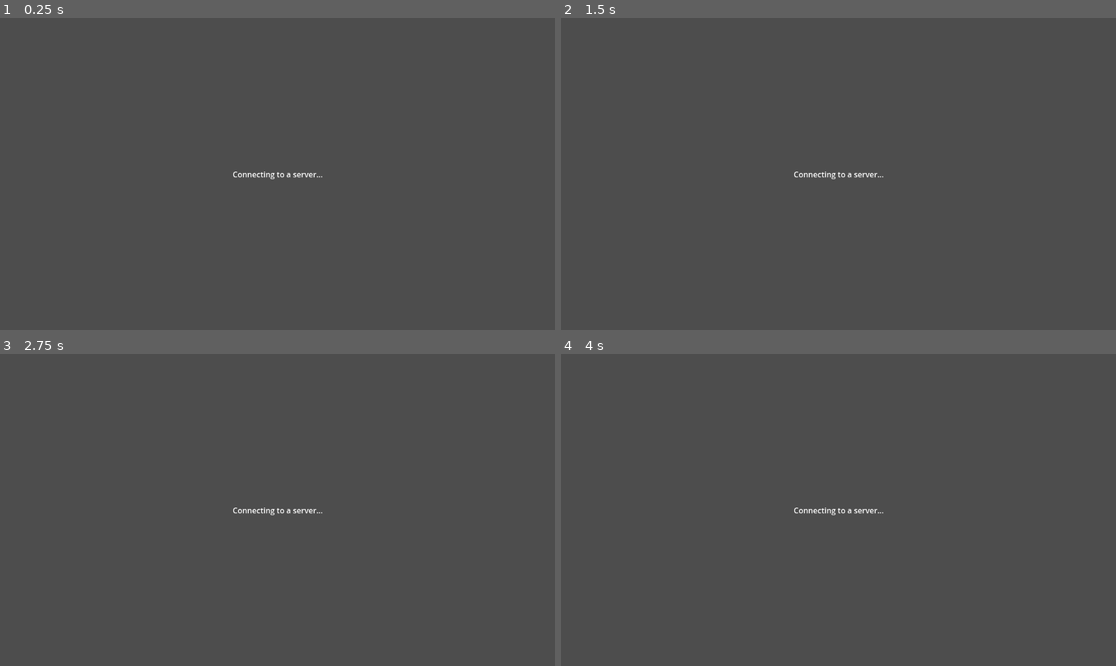
Above: before the commit, frames 1-4 (two rows, left to right).
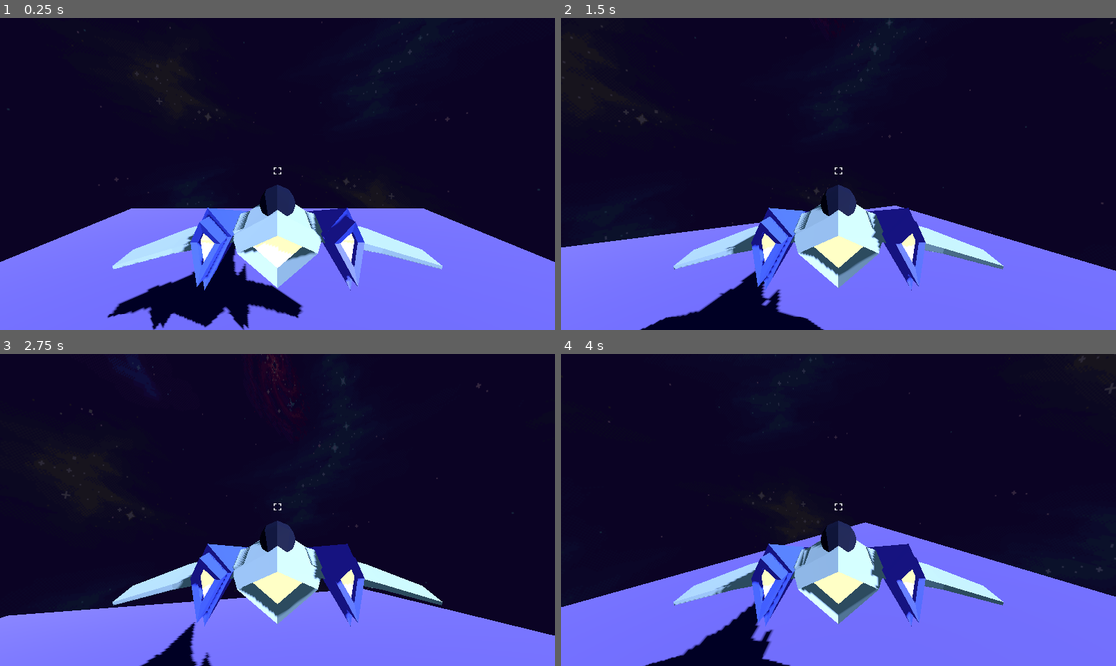
Above: after the commit, the same moments.

Repository: Bartek0x00/Space-Mission
Game: Godot game, scene res://scenes/main.tscn
The game is run twice, just before and just after one commit, with the same random seed, the same clock (stepped at 60 frames per second) and the same inputs. Before the commit the project starts from res://test/multiplayer/multiplayer-main.tscn.
Inputs (mouse positions are in pixels of both pictures, inside the frame that each line leads up to):
- Up to frame 1 (0.25 s): no input
- Up to frame 2 (1.5 s): tap Enter at 0.5 s; move the mouse to (960, 158) at 0.52 s; hold Right (ui_right) 0.53-1.28 s; move the mouse to (727, 189) at 1.27 s; hold S (throttle_down, bound only after the commit) from 1.28 s (still down)
- Up to frame 3 (2.75 s): move the mouse to (333, 441) at 2.02 s; release S (throttle_down, bound only after the commit) at 2.03 s; hold Right (ui_right) from 2.03 s (still down)
- Up to frame 4 (4 s): move the mouse to (810, 572) at 2.77 s; release Right (ui_right) at 2.78 s; hold W (throttle_up, bound only after the commit) 2.78-3.53 s; move the mouse to (1005, 556) at 3.52 s; hold Left (ui_left) from 3.53 s (still down)

The runs differ from the first frame. In frame 1, 100% of the frame differs, in the area x 0-100%, y 0-100%; in frame 2, 100%; in frame 3, 100%; in frame 4, 100%.

Commit message:
Repairing vehicle movement

Diff:
--- a/project.godot
+++ b/project.godot
@@ -11,10 +11,33 @@
 [application]
 
 config/name="Space-Mission"
-run/main_scene="uid://gtlssp3ssqaf"
+run/main_scene="uid://ypck5285upfy"
 config/features=PackedStringArray("4.4", "Forward Plus")
 config/icon="res://icon.svg"
 
 [display]
 
 window/subwindows/embed_subwindows=false
+
+[input]
+
+escape={
+"deadzone": 0.2,
+"events": [Object(InputEventKey,"resource_local_to_scene":false,"resource_name":"","device":-1,"window_id":0,"alt_pressed":false,"shift_pressed":false,"ctrl_pressed":false,"meta_pressed":false,"pressed":false,"keycode":0,"physical_keycode":4194305,"key_label":0,"unicode":0,"location":0,"echo":false,"script":null)
+]
+}
+throttle_down={
+"deadzone": 0.2,
+"events": [Object(InputEventKey,"resource_local_to_scene":false,"resource_name":"","device":-1,"window_id":0,"alt_pressed":false,"shift_pressed":false,"ctrl_pressed":false,"meta_pressed":false,"pressed":false,"keycode":0,"physical_keycode":83,"key_label":0,"unicode":115,"location":0,"echo":false,"script":null)
+]
+}
+throttle_up={
+"deadzone": 0.2,
+"events": [Object(InputEventKey,"resource_local_to_scene":false,"resource_name":"","device":-1,"window_id":0,"alt_pressed":false,"shift_pressed":false,"ctrl_pressed":false,"meta_pressed":false,"pressed":false,"keycode":0,"physical_keycode":87,"key_label":0,"unicode":119,"location":0,"echo":false,"script":null)
+]
+}
+
+[rendering]
+
+renderer/rendering_method="gl_compatibility"
+renderer/rendering_method.mobile="gl_compatibility"
--- /dev/null
+++ b/scenes/airfield.tscn
@@ -0,0 +1,22 @@
+[gd_scene load_steps=4 format=3 uid="uid://b8plt5tqj7bje"]
+
+[sub_resource type="BoxShape3D" id="BoxShape3D_b0ut0"]
+size = Vector3(40, 1, 40)
+
+[sub_resource type="StandardMaterial3D" id="StandardMaterial3D_var4m"]
+albedo_color = Color(0.517647, 0.501961, 1, 1)
+
+[sub_resource type="BoxMesh" id="BoxMesh_iyefr"]
+material = SubResource("StandardMaterial3D_var4m")
+size = Vector3(40, 1, 40)
+
+[node name="Airfield" type="StaticBody3D"]
+collision_layer = 2
+collision_mask = 0
+metadata/_edit_group_ = true
+
+[node name="CollisionShape3D" type="CollisionShape3D" parent="."]
+shape = SubResource("BoxShape3D_b0ut0")
+
+[node name="MeshInstance3D" type="MeshInstance3D" parent="."]
+mesh = SubResource("BoxMesh_iyefr")
--- /dev/null
+++ b/scenes/main.tscn
@@ -0,0 +1,16 @@
+[gd_scene load_steps=3 format=3 uid="uid://ypck5285upfy"]
+
+[ext_resource type="PackedScene" uid="uid://wkq5kgabux7s" path="res://scenes/player.tscn" id="1_o5qli"]
+[ext_resource type="PackedScene" uid="uid://b8plt5tqj7bje" path="res://scenes/airfield.tscn" id="2_0wfyh"]
+
+[node name="Main" type="Node3D"]
+
+[node name="Player" parent="." instance=ExtResource("1_o5qli")]
+transform = Transform3D(1, 0, 0, 0, 1, 0, 0, 0, 1, 0, 5.89611, 0)
+collision_mask = 2
+
+[node name="DirectionalLight3D" type="DirectionalLight3D" parent="."]
+transform = Transform3D(0.701929, -0.480187, 0.526038, 0, 0.738561, 0.674186, -0.712247, -0.473231, 0.518418, 0, 1.54736, 1.80861)
+shadow_enabled = true
+
+[node name="Airfield" parent="." instance=ExtResource("2_0wfyh")]
--- /dev/null
+++ b/scenes/player.tscn
@@ -0,0 +1,38 @@
+[gd_scene load_steps=9 format=3 uid="uid://wkq5kgabux7s"]
+
+[ext_resource type="PackedScene" uid="uid://bduivf6jksy8l" path="res://assets/player.gltf" id="1_3vyb7"]
+[ext_resource type="Script" uid="uid://bws1ajo4ln3nm" path="res://scripts/player.gd" id="1_g2els"]
+[ext_resource type="Texture2D" uid="uid://dx6b8gilf2tu7" path="res://assets/environment.png" id="3_dqkch"]
+[ext_resource type="Texture2D" uid="uid://cddsj5e431p5r" path="res://assets/crosshair1.png" id="3_qhqgy"]
+
+[sub_resource type="BoxShape3D" id="BoxShape3D_g2els"]
+size = Vector3(8, 2.5, 8)
+
+[sub_resource type="PanoramaSkyMaterial" id="PanoramaSkyMaterial_qlg0r"]
+panorama = ExtResource("3_dqkch")
+
+[sub_resource type="Sky" id="Sky_qhqgy"]
+sky_material = SubResource("PanoramaSkyMaterial_qlg0r")
+
+[sub_resource type="Environment" id="Environment_dqkch"]
+background_mode = 2
+sky = SubResource("Sky_qhqgy")
+ambient_light_source = 3
+
+[node name="Player" type="CharacterBody3D"]
+script = ExtResource("1_g2els")
+metadata/_edit_group_ = true
+
+[node name="Mesh" parent="." instance=ExtResource("1_3vyb7")]
+
+[node name="Collision" type="CollisionShape3D" parent="."]
+transform = Transform3D(1, 0, 0, 0, 1, 0, 0, 0, 1, 0, 0, -2)
+shape = SubResource("BoxShape3D_g2els")
+
+[node name="Camera3D" type="Camera3D" parent="."]
+transform = Transform3D(1, 0, 0, 0, 0.992461, 0.122562, 0, -0.122562, 0.992461, 0, 2.70102, 7.08279)
+environment = SubResource("Environment_dqkch")
+
+[node name="Crosshair" type="Sprite3D" parent="."]
+transform = Transform3D(1, 0, 0, 0, 1, 0, 0, 0, 1, 0, -1.17197, -28.5668)
+texture = ExtResource("3_qhqgy")
--- /dev/null
+++ b/scripts/player.gd
@@ -0,0 +1,50 @@
+extends CharacterBody3D
+
+const MOUSE_SENSITIVITY: float = 0.003
+
+const THROTTLE_SENSITIVITY: float = 4.0
+const MAX_THROTTLE: float = 10.0
+
+const ROTATION_SENSITIVITY: float = 0.005
+
+var throttle: float = 0.0
+var line: Line2D
+
+var yaw: float = 0.0
+var pitch: float = 0.0
+var roll: float = 0.0
+
+func _ready() -> void:
+	var img = preload("res://assets/crosshair2.png").get_image()
+	img.resize(32, 32, Image.INTERPOLATE_BILINEAR)
+	DisplayServer.cursor_set_custom_image(img, DisplayServer.CURSOR_ARROW, Vector2(16, 16))
+
+func _input(event: InputEvent) -> void:
+	if event.is_action_pressed("throttle_down"):
+		throttle -= THROTTLE_SENSITIVITY
+		throttle = clamp(throttle, 0.0, MAX_THROTTLE)
+	if event.is_action_pressed("throttle_up"):
+		throttle += THROTTLE_SENSITIVITY
+		throttle = clamp(throttle, 0.0, MAX_THROTTLE)
+
+	if event.is_action_pressed("escape"):
+		if get_tree().root.process_mode != Node.PROCESS_MODE_DISABLED:
+			get_tree().root.process_mode = Node.PROCESS_MODE_DISABLED
+		else:
+			get_tree().root.process_mode = Node.PROCESS_MODE_INHERIT
+
+func _physics_process(delta: float) -> void:
+	var screen_center = get_window().size * 0.5
+	var mouse_pos = get_viewport().get_mouse_position()
+	var rot_vector = (mouse_pos - screen_center) * Vector2(-1, -1)
+
+	rotation_degrees.y += rot_vector.x * MOUSE_SENSITIVITY
+	rotation_degrees.x += rot_vector.y * MOUSE_SENSITIVITY
+
+	if Input.is_action_pressed("ui_left"):
+		rotation_degrees.z += ROTATION_SENSITIVITY
+	if Input.is_action_pressed("ui_right"):
+		rotation_degrees.z -= ROTATION_SENSITIVITY
+
+	velocity = -transform.basis.z * throttle
+	move_and_slide()
--- a/test/multiplayer/client.gd
+++ /dev/null
@@ -1,32 +0,0 @@
-extends Node
-
-var msg_lbl: Label
-
-const IP_ADDR = "127.0.0.1"
-const PORT = 4213
-
-func start_client():
-	var peer = ENetMultiplayerPeer.new()
-	peer.create_client(IP_ADDR, PORT)
-	multiplayer.multiplayer_peer = peer
-
-	multiplayer.connected_to_server.connect(_on_connected)
-	multiplayer.connection_failed.connect(_on_connection_failed)
-	multiplayer.server_disconnected.connect(_on_server_disconnected)
-
-	msg_lbl.text = "Connecting to a server..."
-
-func _on_connected():
-	msg_lbl.text = "Connected to server!"
-	await get_tree().create_timer(0.3).timeout
-	rpc("broadcast_message", "Hello from client!")
-
-func _on_connection_failed():
-	msg_lbl.text  = "Connection failed!"
-
-func _on_server_disconnected():
-	msg_lbl.text = "Disconnected from server!"
-
-@rpc("any_peer")
-func broadcast_message(msg: String):
-		msg_lbl.text = "RPC received: " + msg
--- a/test/multiplayer/multiplayer-main.tscn
+++ /dev/null
@@ -1,26 +0,0 @@
-[gd_scene load_steps=2 format=3 uid="uid://gtlssp3ssqaf"]
-
-[ext_resource type="Script" uid="uid://b72g14n638in0" path="res://test/multiplayer/network.gd" id="1_s8v5y"]
-
-[node name="Multiplayer-main" type="Control"]
-layout_mode = 3
-anchors_preset = 15
-anchor_right = 1.0
-anchor_bottom = 1.0
-grow_horizontal = 2
-grow_vertical = 2
-script = ExtResource("1_s8v5y")
-
-[node name="Label" type="Label" parent="."]
-layout_mode = 1
-anchors_preset = 8
-anchor_left = 0.5
-anchor_top = 0.5
-anchor_right = 0.5
-anchor_bottom = 0.5
-offset_left = -20.0
-offset_top = -11.5
-offset_right = 20.0
-offset_bottom = 11.5
-grow_horizontal = 2
-grow_vertical = 2
--- a/test/multiplayer/network.gd
+++ /dev/null
@@ -1,16 +0,0 @@
-extends Control
-
-@onready var msg_lbl: Label = $Label
-
-func _ready():
-	var args = OS.get_cmdline_args()
-	if "--server" in args:
-		var server = load("res://test/multiplayer/server.gd").new()
-		add_child(server)
-		server.msg_lbl = msg_lbl
-		server.start_server()
-	else:
-		var client = load("res://test/multiplayer/client.gd").new()
-		add_child(client)
-		client.msg_lbl = msg_lbl
-		client.start_client()
--- a/test/multiplayer/server.gd
+++ /dev/null
@@ -1,26 +0,0 @@
-extends Node
-
-var msg_lbl: Label
-
-const PORT = 4213
-const MAX_PLAYER_COUNT = 2
-
-func start_server():
-	var peer = ENetMultiplayerPeer.new()
-	peer.create_server(PORT, MAX_PLAYER_COUNT)
-	multiplayer.multiplayer_peer = peer
-
-	multiplayer.peer_connected.connect(_on_peer_connected)
-	multiplayer.peer_disconnected.connect(_on_peer_disconnected)
-
-func _on_peer_connected(id: int):
-	msg_lbl.text = "Client connected: %d" % id
-	await get_tree().create_timer(0.3).timeout
-	rpc("broadcast_message", "Hello from server!")
-
-func _on_peer_disconnected(id: int):
-	msg_lbl.text = "Client disconnected: %d" % id
-
-@rpc("any_peer")
-func broadcast_message(msg: String):
-		msg_lbl.text = "RPC received: " + msg
Binary file added: assets/crosshair1.png
Not shown, added: assets/crosshair1.png.import
Binary file added: assets/crosshair2.png
Not shown, added: assets/crosshair2.png.import
Not shown, added: assets/enemy.gltf
Not shown, added: assets/enemy.gltf.import
Binary file added: assets/environment.png
Not shown, added: assets/environment.png.import
Not shown, added: assets/explosion.wav.import
Not shown, added: assets/laser.wav.import
Not shown, added: assets/player.gltf
Not shown, added: assets/player.gltf.import
(and 6 more such lines)
